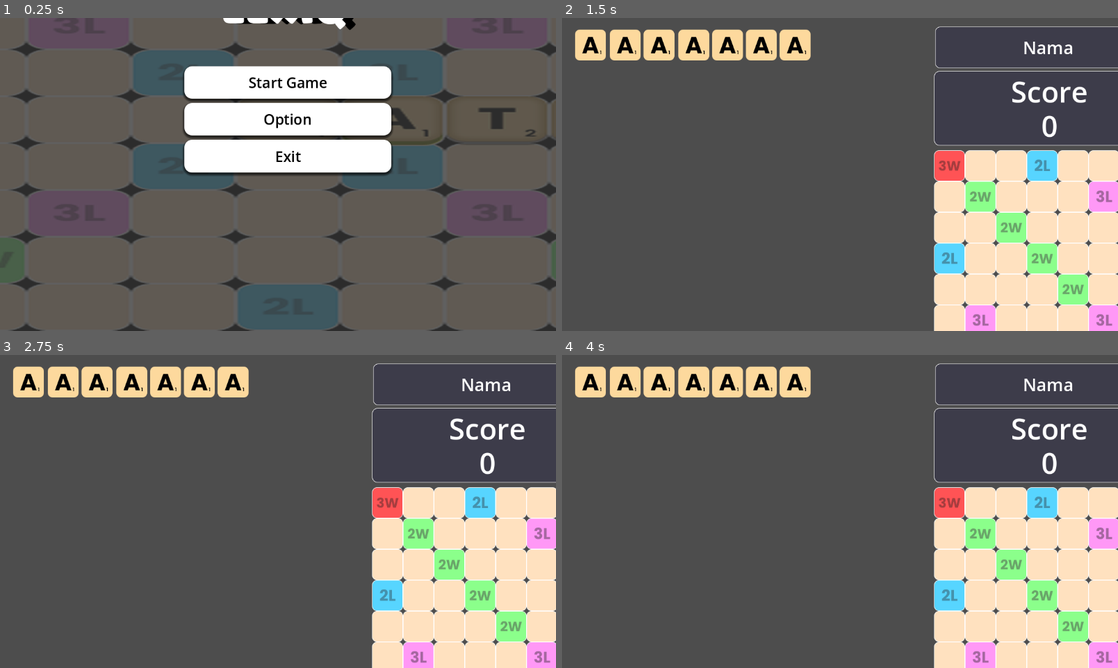
Above: before the commit, frames 1-4 (two rows, left to right).
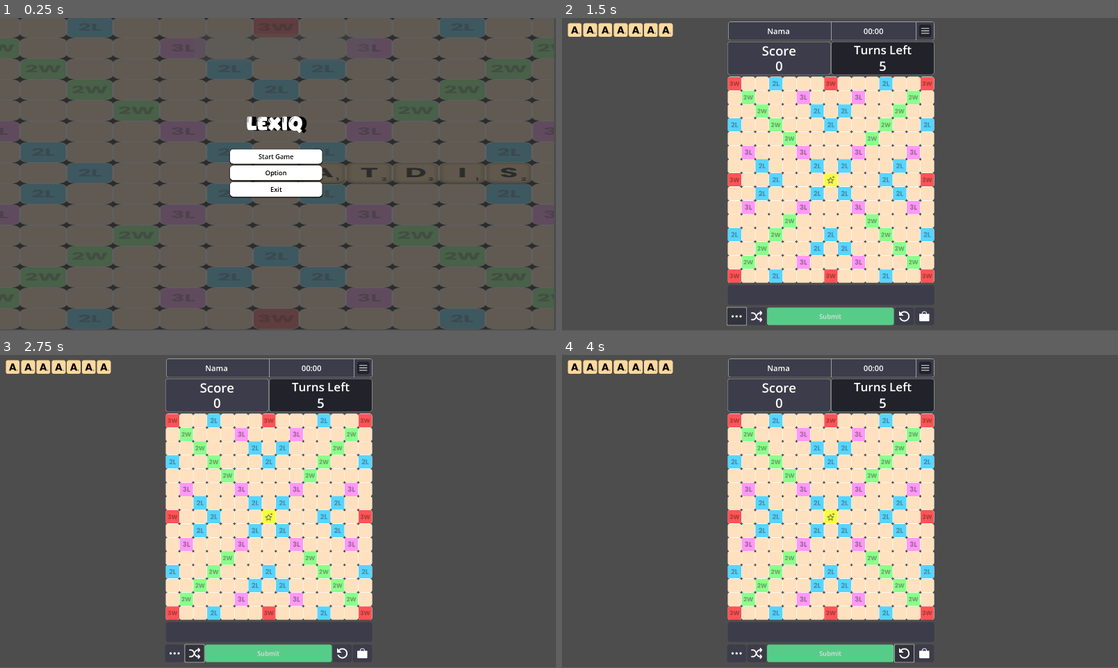
Above: after the commit, the same moments.

Repository: CahyaAziz/MatdisScrabble
Game: Godot game, scene res://Main_Menu.tscn
Two runs of this game, one before a commit and one after it. Both use one fixed random seed, a clock stepped at 60 frames per second and the inputs below.
Inputs (mouse positions are in pixels of both pictures, inside the frame that each line leads up to):
- Up to frame 1 (0.25 s): no input
- Up to frame 2 (1.5 s): click "Start Game" at 0.5 s; click (734, 318) at 1.27 s
- Up to frame 3 (2.75 s): click (194, 655) at 2.02 s
- Up to frame 4 (4 s): click (828, 655) at 2.75 s, where only the run after the commit has a clickable "Submit"; click (906, 655) at 3.52 s
The window is 800x450 before the commit and 800x449 after it. Grey fills any space a smaller window leaves; there, only what the larger window draws over its background counts as a difference.

The runs differ from the first frame. In frame 1, 37% of the frame differs, in the area x 0-100%, y 0-100%; in frame 2, 52%, in the area x 1-100%, y 1-100%; in frame 3, 52%; in frame 4, 52%.

Commit message:
fix fullscreen

Diff:
--- a/Main_Menu.tscn
+++ b/Main_Menu.tscn
@@ -57,10 +57,9 @@
 anchors_preset = 2
 anchor_top = 1.0
 anchor_bottom = 1.0
-offset_left = -688.0
-offset_top = -1160.0
-offset_right = 1895.0
-offset_bottom = 293.0
+offset_top = -1455.0
+offset_right = 2583.0
+offset_bottom = -2.0
 grow_vertical = 0
 script = ExtResource("1_gtid3")
 
--- a/game.tscn
+++ b/game.tscn
@@ -465,3 +465,5 @@
 offset_right = 1732.0
 offset_bottom = 1337.0
 theme_override_styles/panel = SubResource("StyleBoxFlat_iotsf")
+
+[node name="tileslot" type="Node2D" parent="."]
--- a/project.godot
+++ b/project.godot
@@ -17,6 +17,10 @@
 
 [display]
 
+window/size/viewport_width=2587
+window/size/viewport_height=1455
+window/size/mode=3
+window/size/resizable=false
 window/stretch/mode="viewport"
 window/vsync/vsync_mode=0
 
